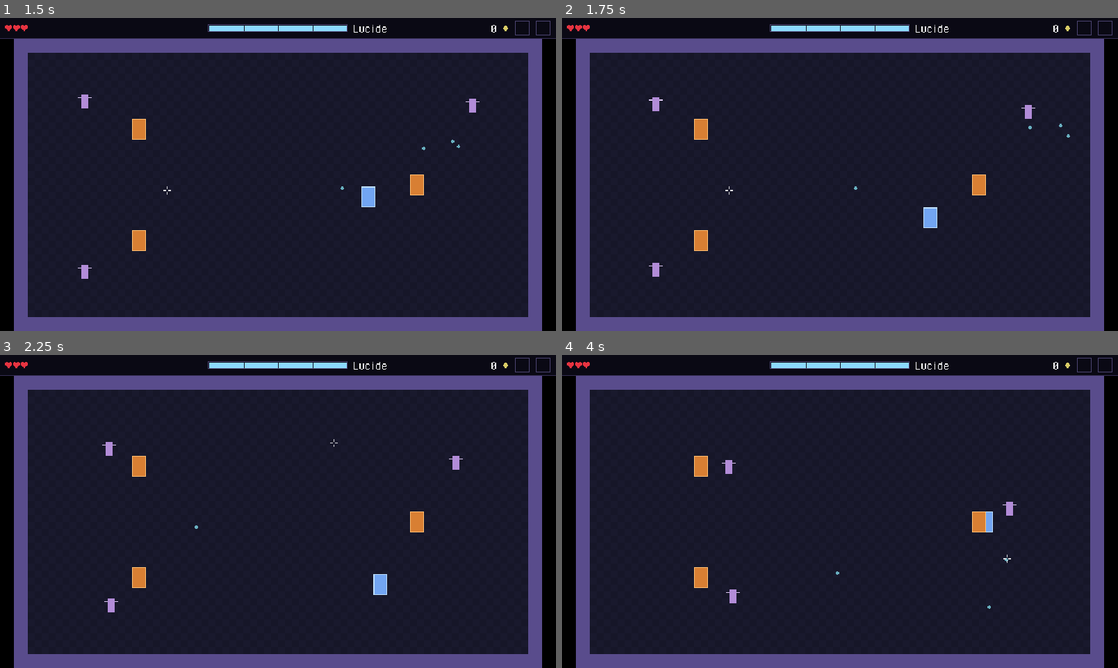
Above: before the commit, frames 1-4 (two rows, left to right).
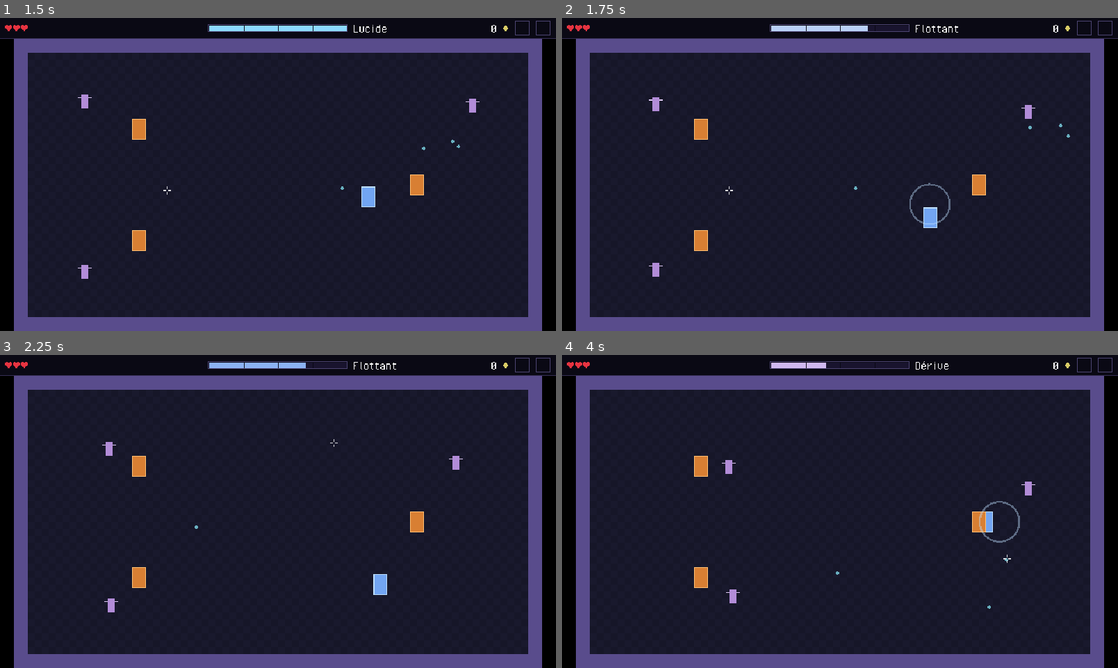
Above: after the commit, the same moments.

Repository: Kroustille/hypnagogia
Game: Godot game, scene res://main/main.tscn
Two runs of this game, one before a commit and one after it. Both use one fixed random seed, a clock stepped at 60 frames per second and the inputs below.
Inputs (mouse positions are in pixels of both pictures, inside the frame that each line leads up to):
- Up to frame 1 (1.5 s): tap Enter at 0.5 s; move the mouse to (400, 158) at 0.52 s; press the mouse at (400, 158) at 0.53 s; hold D (move_right) 0.53-1.28 s; tap Space (dash) at 0.6 s; move the mouse to (166, 190) at 1.27 s; release the mouse at (166, 190) at 1.28 s; hold S (move_down) from 1.28 s (still down); click (166, 190) at 1.35 s
- Up to frame 2 (1.75 s): keep holding S (move_down); right-click (728, 190) at 1.55 s
- Up to frame 3 (2.25 s): move the mouse to (333, 442) at 2.02 s; release S (move_down) at 2.03 s; hold D (move_right) from 2.03 s (still down); right-click (333, 442) at 2.1 s
- Up to frame 4 (4 s): tap Space (dash) at 2.3, 2.85 s; move the mouse to (812, 574) at 2.77 s; release D (move_right) at 2.78 s; hold W (move_up) 2.78-3.53 s; click (812, 574) at 3.05 s; move the mouse to (1006, 558) at 3.52 s; press the mouse at (1006, 558) at 3.53 s; hold A (move_left) from 3.53 s (still down); right-click (1006, 558) at 3.8 s

Frame 1 is identical in both runs. In frame 2, 0.6% of the frame differs, in the area x 37-72%, y 2-66%; in frame 3, 0.5%; in frame 4, 0.7%, in the area x 37-86%, y 2-60%.

Commit message:
feat(player): add awakening power on power_1
Co-Authored-By: Claude Sonnet 5.5 <noreply@anthropic.com>

Diff:
--- /dev/null
+++ b/game/core/awakening_tuning.gd
@@ -0,0 +1,12 @@
+class_name AwakeningTuning
+extends Resource
+## Balancing values of the Awakening power (story 3.3). Read-only at runtime (see Tuning.AWAKENING).
+
+## Lucidity spent by one use.
+@export_range(1, 1000, 1, "or_greater") var cost: int = 30
+## Seconds before Awakening can be used again, counted in game time.
+@export_range(0.0, 30.0, 0.05, "or_greater") var cooldown: float = 1.0
+## Enemies closer than this to the player (tiles, center to center) are pushed back.
+@export_range(0.5, 20.0, 0.1, "or_greater") var effect_radius: float = 3.0
+## Distance the pushed enemies are sent back, stopped by walls and bodies (tiles).
+@export_range(0.0, 20.0, 0.1, "or_greater") var knockback_distance: float = 2.0
--- a/game/core/tuning.gd
+++ b/game/core/tuning.gd
@@ -8,3 +8,4 @@
 const SHOT: ShotTuning = preload("res://data/tuning/shot_tuning.tres")
 const COMBAT: CombatTuning = preload("res://data/tuning/combat_tuning.tres")
 const LUCIDITY: LucidityTuning = preload("res://data/tuning/lucidity_tuning.tres")
+const AWAKENING: AwakeningTuning = preload("res://data/tuning/awakening_tuning.tres")
--- /dev/null
+++ b/game/data/tuning/awakening_tuning.tres
@@ -0,0 +1,10 @@
+[gd_resource type="Resource" script_class="AwakeningTuning" load_steps=2 format=3]
+
+[ext_resource type="Script" path="res://core/awakening_tuning.gd" id="1_tuning"]
+
+[resource]
+script = ExtResource("1_tuning")
+cost = 30
+cooldown = 1.0
+effect_radius = 3.0
+knockback_distance = 2.0
--- a/game/debug/perf_overlay.gd
+++ b/game/debug/perf_overlay.gd
@@ -71,7 +71,9 @@
 	var player: Player = get_tree().get_first_node_in_group(Const.GROUP_PLAYER) as Player
 	if player == null:
 		return "Lucidity -"
-	return "Lucidity %d (%s)" % [player.lucidity.value, Lucidity.Tier.find_key(player.lucidity.live_tier)]
+	return "Lucidity %d (%s) | Awakening %d%%" % [
+		player.lucidity.value, Lucidity.Tier.find_key(player.lucidity.live_tier),
+		roundi(player.awakening_cooldown_progress() * 100.0)]
 
 
 ## Sum of (active, refused) over every BulletManager, found by node group. Called at 2 Hz only.
--- a/game/player/player.gd
+++ b/game/player/player.gd
@@ -6,6 +6,8 @@
 
 ## Emitted when a dash finishes, after its last movement.
 signal dash_ended
+## Awakening was paid and fired: the room clears its bullets and pushes enemies. origin: global position of the player.
+signal awakening_used(origin: Vector2)
 ## Emitted once, when the player dies: after the Events.player_hit of the lethal hit.
 ## The Run is its only listener: it emits Events.run_ended inside this emission, so any other listener of died
 ## runs after run_ended and after Main froze the game; cross-system listeners use Events.run_ended.
@@ -33,6 +35,9 @@
 ## Placeholder graze and perfect dash sounds (story 3.2), generated by a script; replaced by story 7.7.
 const GRAZE_SOUND: AudioStream = preload("res://audio/sfx/sfx_graze.wav")
 const PERFECT_DASH_SOUND: AudioStream = preload("res://audio/sfx/sfx_perfect_dash.wav")
+## Placeholder Awakening and refusal sounds (story 3.3), generated by a script; replaced by story 7.7.
+const AWAKENING_SOUND: AudioStream = preload("res://audio/sfx/sfx_awakening.wav")
+const POWER_REFUSED_SOUND: AudioStream = preload("res://audio/sfx/sfx_power_refused.wav")
 ## A wall of bullets must not saturate the audio: graze voices at once.
 const GRAZE_MAX_VOICES: int = 2
 ## Half period of the blink after a hit, in game ticks (0.1 s at 60 Hz). Visual placeholder until epic 7: small
@@ -48,6 +53,8 @@
 
 var _motor: PlayerMotor
 var _dash: Dash
+## Recharge of Awakening (power_1), in game ticks of the player group.
+var _awakening_cooldown: PowerCooldown = PowerCooldown.new()
 ## Last movement direction (unit vector). The character faces the camera until the player first moves.
 var _facing: Vector2 = Vector2.DOWN
 var _aim: Aim
@@ -157,6 +164,7 @@
 	# it keeps stepping during a dash so walking resumes smoothly when the dash ends.
 	var motor_velocity: Vector2 = _motor.step(wish, delta)
 	_dash.tick(clock_scale, Input.is_action_just_pressed(&"dash"), _facing)
+	_update_powers(clock_scale)
 	_update_shooting(clock_scale) # before the movement: sees "is the dash active this tick"
 	# velocity is rewritten every tick: move_and_slide() alters it when sliding, never read it back.
 	if _dash.is_active():
@@ -171,6 +179,29 @@
 	_update_blink()
 
 
+## Powers, read after the dash and before the movement. Story 3.4 adds power_2 here.
+func _update_powers(clock_scale: float) -> void:
+	_awakening_cooldown.tick(clock_scale)
+	if clock_scale > 0.0 and Input.is_action_just_pressed(&"power_1"):
+		_try_awakening()
+
+
+## Pays for Awakening and announces it; a refusal (gauge, recharge) only plays a sound and starts nothing.
+func _try_awakening() -> void:
+	var tuning: AwakeningTuning = Tuning.AWAKENING
+	if health.is_dead() or not _awakening_cooldown.is_ready() or not lucidity.try_spend(tuning.cost, &"awakening"):
+		Audio.play_sfx(POWER_REFUSED_SOUND, 1)
+		return
+	_awakening_cooldown.start(tuning.cooldown)
+	Audio.play_sfx(AWAKENING_SOUND, 1)
+	awakening_used.emit(global_position)
+
+
+## Awakening recharge, 0 just after use, 1 when ready (debug overlay).
+func awakening_cooldown_progress() -> float:
+	return _awakening_cooldown.progress()
+
+
 func is_dash_invulnerable() -> bool:
 	return _dash.is_invulnerable()
 
@@ -240,6 +271,7 @@
 	lucidity = Lucidity.new(Tuning.LUCIDITY)
 	lucidity.value_changed.connect(_on_lucidity_value_changed)
 	lucidity.tier_changed.connect(_on_lucidity_tier_changed)
+	lucidity.spent.connect(_on_lucidity_spent)
 	_announced_tier = lucidity.live_tier
 	_on_lucidity_value_changed(lucidity.value) # initial state for the HUD
 
@@ -287,6 +319,12 @@
 	Events.lucidity_tier_changed.emit(tier, previous)
 	Audio.play_sfx(TIER_DOWN_SOUND if tier > previous else TIER_UP_SOUND)
 	Log.info("lucidity", "tier %d -> %d value=%d" % [previous, tier, lucidity.value])
+
+
+## Relays a spend on the bus (telemetry) and in the log.
+func _on_lucidity_spent(power: StringName, cost: int, tier_before: Lucidity.Tier) -> void:
+	Events.lucidity_spent.emit(power, cost, tier_before)
+	Log.info("lucidity", "spend %s cost=%d tier=%d value=%d" % [power, cost, tier_before, lucidity.value])
 
 
 ## Death is handled here, after player_hit, not on Health.died (emitted inside apply_damage()).
--- /dev/null
+++ b/game/player/powers/power_cooldown.gd
@@ -0,0 +1,30 @@
+class_name PowerCooldown
+extends RefCounted
+## Recharge of a power, counted in game ticks like Dash: clock_scale per physics tick (1.0 normal, 0.25 under F4,
+## 0.0 paused). No Timer, no accumulated delta.
+
+var _total_ticks: float = 0.0
+var _left: float = 0.0
+
+
+## Starts the recharge. The duration in seconds is converted to physics ticks here.
+func start(seconds: float) -> void:
+	_total_ticks = maxf(seconds, 0.0) * Engine.physics_ticks_per_second
+	_left = _total_ticks
+
+
+## Advances by one physics tick.
+func tick(clock_scale: float) -> void:
+	if _left > 0.0:
+		_left = maxf(_left - clock_scale, 0.0)
+
+
+func is_ready() -> bool:
+	return _left <= 0.0
+
+
+## 0.0 just after start(), 1.0 when ready.
+func progress() -> float:
+	if _total_ticks <= 0.0:
+		return 1.0
+	return 1.0 - _left / _total_ticks
--- a/game/project.godot
+++ b/game/project.godot
@@ -132,6 +132,12 @@
 , Object(InputEventJoypadMotion,"resource_local_to_scene":false,"resource_name":"","device":-1,"axis":5,"axis_value":1.0,"script":null)]
 }
 
+power_1={
+"deadzone": 0.5,
+"events": [Object(InputEventMouseButton,"resource_local_to_scene":false,"resource_name":"","device":-1,"window_id":0,"alt_pressed":false,"shift_pressed":false,"ctrl_pressed":false,"meta_pressed":false,"button_mask":2,"position":Vector2(0, 0),"global_position":Vector2(0, 0),"factor":1.0,"button_index":2,"canceled":false,"pressed":true,"double_click":false,"script":null)
+, Object(InputEventJoypadMotion,"resource_local_to_scene":false,"resource_name":"","device":-1,"axis":4,"axis_value":1.0,"script":null)]
+}
+
 pause={
 "deadzone": 0.2,
 "events": [Object(InputEventKey,"resource_local_to_scene":false,"resource_name":"","device":-1,"window_id":0,"alt_press …(195 unchanged characters)…
--- a/game/rooms/arena/arena.gd
+++ b/game/rooms/arena/arena.gd
@@ -27,6 +27,12 @@
 
 ## Technical pool size of the enemy bullets, same as the load test (F5).
 const ENEMY_BULLET_CAPACITY: int = 512
+
+## Placeholder Awakening ring, until epic 7: color and lifetime in seconds (visual, not GDD values).
+const AWAKENING_RING_COLOR: Color = Color(0.75, 0.88, 1.0)
+const AWAKENING_RING_DURATION: float = 0.35
+## Centers closer than this (px²) have no usable direction: the push goes to the right.
+const KNOCKBACK_MIN_OFFSET_SQ: float = 1e-6
 
 ## Technical margin between the playable area and a spawn position, in tiles: no body against a wall.
 const SPAWN_MARGIN_TILES: int = 1
@@ -212,6 +218,31 @@
 		bullets.enable_graze(_player.hurtbox, Tuning.LUCIDITY.graze_radius)
 		bullets.grazed.connect(_player.on_bullet_grazed)
 		bullets.dodged.connect(_player.on_bullet_dodged)
+		_player.awakening_used.connect(_on_awakening_used)
+
+
+## Awakening (story 3.3): wipes the enemy bullets, pushes the close enemies back, shows a ring. origin: global.
+func _on_awakening_used(origin: Vector2) -> void:
+	var tuning: AwakeningTuning = Tuning.AWAKENING
+	var cleared: int = _enemy_bullets.clear_all()
+	var radius_px: float = tuning.effect_radius * Const.TILE_SIZE
+	var push_px: float = tuning.knockback_distance * Const.TILE_SIZE
+	var pushed: int = 0
+	for child: Node in _enemies.get_children():
+		var enemy: Enemy = child as Enemy
+		if enemy == null or enemy.is_dead():
+			continue
+		var offset: Vector2 = enemy.global_position - origin
+		if offset.length() >= radius_px:
+			continue
+		var direction: Vector2 = offset.normalized() if offset.length_squared() >= KNOCKBACK_MIN_OFFSET_SQ else Vector2.RIGHT
+		enemy.knock_back(direction, push_px)
+		pushed += 1
+	var ring: RingPulse = RingPulse.new()
+	ring.setup(radius_px, AWAKENING_RING_COLOR, AWAKENING_RING_DURATION)
+	ring.position = to_local(origin)
+	add_child(ring)
+	Log.debug("combat", "awakening cleared=%d pushed=%d" % [cleared, pushed])
 
 
 ## Playable area in pixels (cells 1 to 36 by 1 to 19), shrunk by SPAWN_MARGIN_TILES so a body never appears
--- /dev/null
+++ b/game/vfx/ring_pulse.gd
@@ -0,0 +1,45 @@
+class_name RingPulse
+extends Node2D
+## Placeholder ring that widens and fades around a point (story 3.3), until epic 7. No full-screen flash.
+## Counted in game ticks of GameClock.Group.FX in _physics_process, then frees itself.
+
+const RING_WIDTH: float = 2.0
+const MAX_ALPHA: float = 0.8
+const POINT_COUNT: int = 48
+## Margin against floating point rounding when comparing elapsed ticks to the duration.
+const TICK_EPSILON: float = 1e-6
+
+var _max_radius: float = 0.0
+var _color: Color = Color.WHITE
+var _ticks_total: float = 1.0
+var _ticks_elapsed: float = 0.0
+
+
+## Call before add_child(). radius in pixels, duration in seconds.
+func setup(max_radius: float, color: Color, duration: float) -> void:
+	_max_radius = max_radius
+	_color = color
+	_ticks_total = maxf(duration * Engine.physics_ticks_per_second, 1.0)
+
+
+func _ready() -> void:
+	physics_interpolation_mode = Node.PHYSICS_INTERPOLATION_MODE_OFF
+
+
+func _physics_process(_delta: float) -> void:
+	_ticks_elapsed += GameClock.scale(GameClock.Group.FX)
+	if _ticks_elapsed >= _ticks_total - TICK_EPSILON:
+		queue_free()
+		return
+	queue_redraw()
+
+
+## Fraction of the lifetime elapsed, 0..1.
+func progress() -> float:
+	return clampf(_ticks_elapsed / _ticks_total, 0.0, 1.0)
+
+
+func _draw() -> void:
+	var t: float = progress()
+	var color: Color = Color(_color, MAX_ALPHA * (1.0 - t))
+	draw_arc(Vector2.ZERO, maxf(_max_radius * t, 1.0), 0.0, TAU, POINT_COUNT, color, RING_WIDTH)
Not shown, added: game/audio/sfx/sfx_awakening.wav.import
Not shown, added: game/audio/sfx/sfx_power_refused.wav.import
Not shown, added: game/core/awakening_tuning.gd.uid
Not shown, added: game/player/powers/power_cooldown.gd.uid
Not shown, added: game/vfx/ring_pulse.gd.uid
Not shown, added: game/audio/sfx/sfx_awakening.wav
Not shown, added: game/audio/sfx/sfx_power_refused.wav
